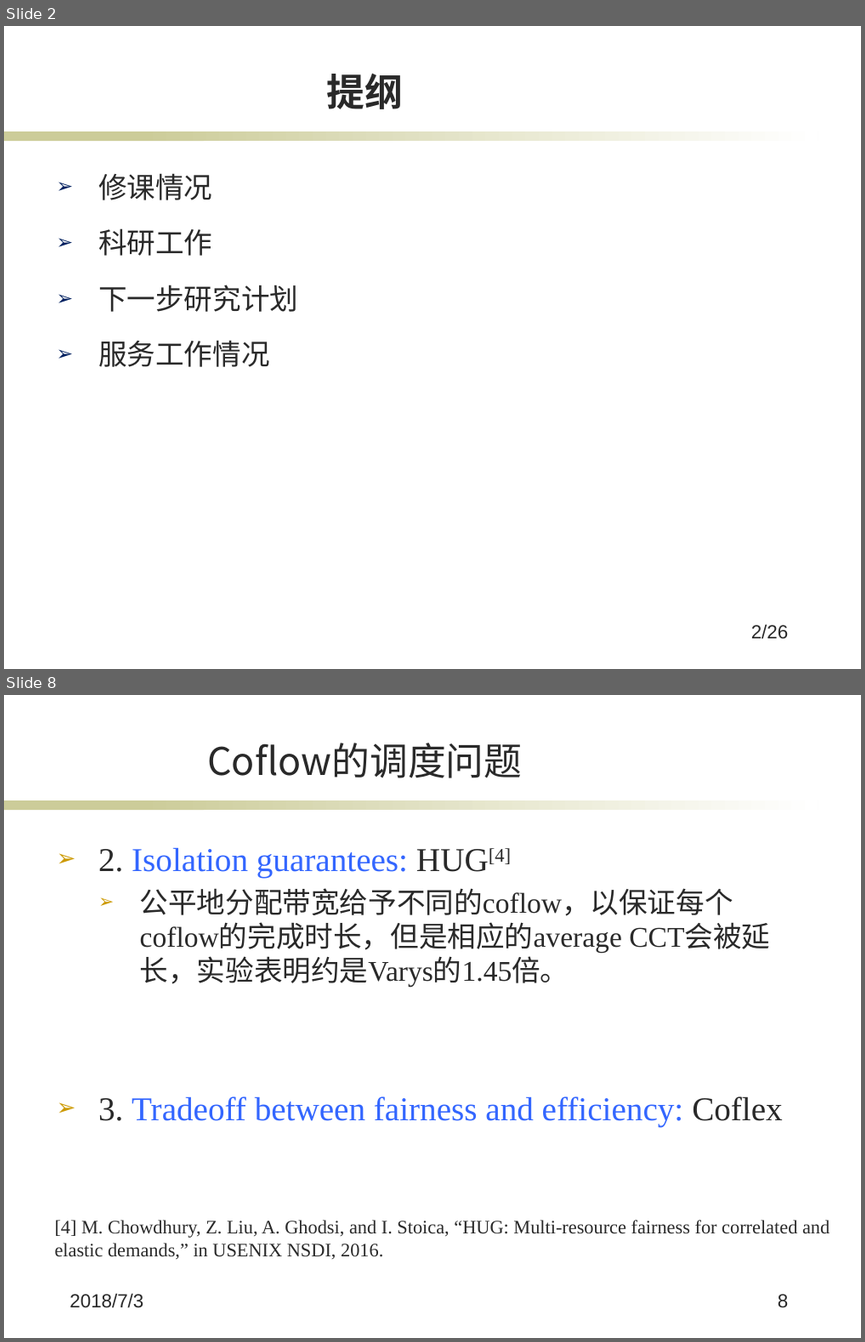
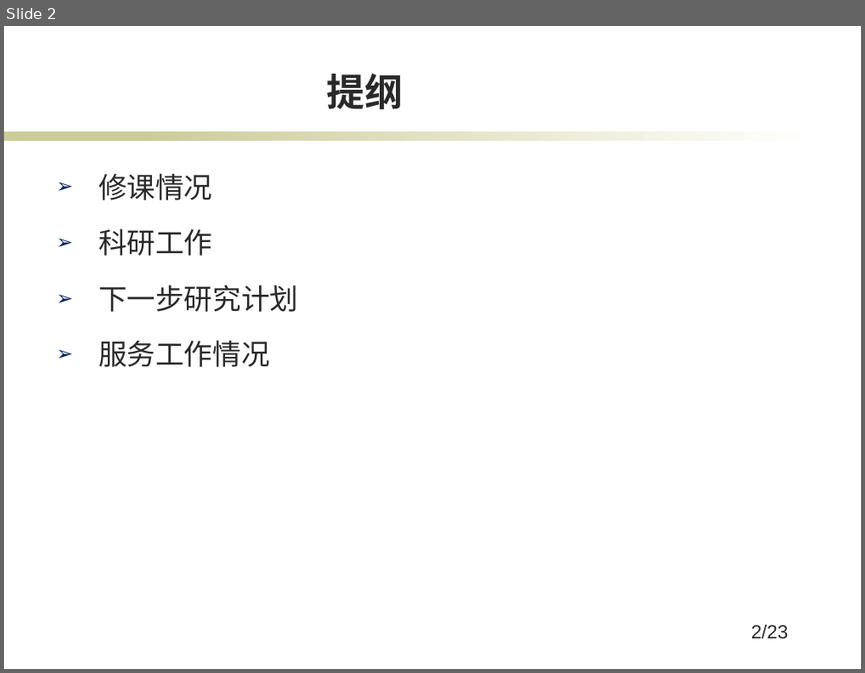
Before and after one commit to jkfhklh/papers-reading, a slide deck: 中期考核2018/B14.pptx. Shown one above the other, each under a label of ours: slides 2 and 8 before the commit, slide 2 after it; the slides between them are not shown. The pictures are 865x1342 and 865x673 pixels, drawn with LibreOffice and Linux fonts; fonts in the diff are those of the drawing; background and template pictures are left out. Boxes give left, top, right and bottom in pixels: in the first picture for what was removed or moved away, otherwise in the second. Text is boxed around its words. In the diff, an @@ line names an element or a change of style, - is before the commit and + after.

```diff
--- a/中期考核2018/B14.pptx
+++ b/中期考核2018/B14.pptx
@@ slide 8 removed at [4,695,861,1338], background #FFFFFF; not listed: 2 template elements that a slide beside it also shows @@
@@ title removed at [207,743,522,778] @@
-Coflow的调度问题
@@ text removed at [98,847,783,1126] @@
-➢ 2. Isolation guarantees: HUG[4]
-  ➢ 公平地分配带宽给予不同的coflow，以保证每个coflow的完成时长，但是相应的average CCT会被延长，实验表明约是Varys的1.45倍。
-➢ 3. Tradeoff between fairness and efficiency: Coflex
@@ text removed at [55,1219,829,1259] @@
-[4] M. Chowdhury, Z. Liu, A. Ghodsi, and I. Stoica, “HUG: Multi-resource fairness for correlated and elastic demands,” in USENIX NSDI, 2016.
@@ text removed at [69,1293,143,1308] @@
-2018/7/3
@@ page number removed at [778,1293,788,1308] @@
-8
@@ page number at [751,624,788,639]: text changed @@
-2/26
+2/23
```
Also in this commit, not shown: 3 slides changed, 19 slides added, 5 other slides removed.
